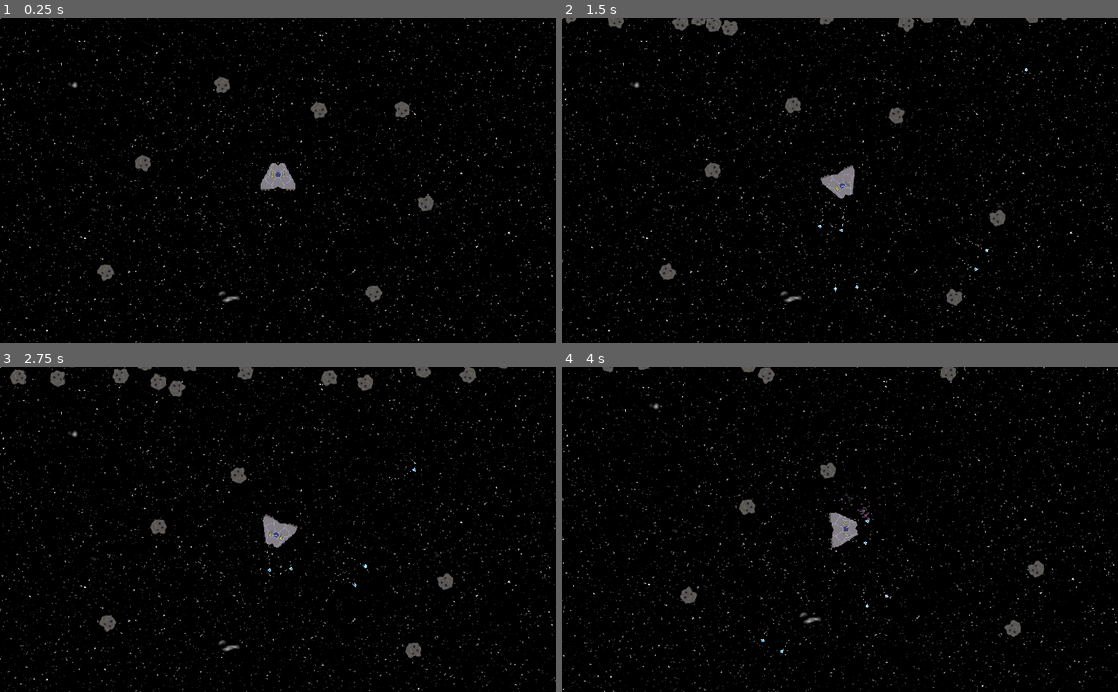
Above: before the commit, frames 1-4 (two rows, left to right).
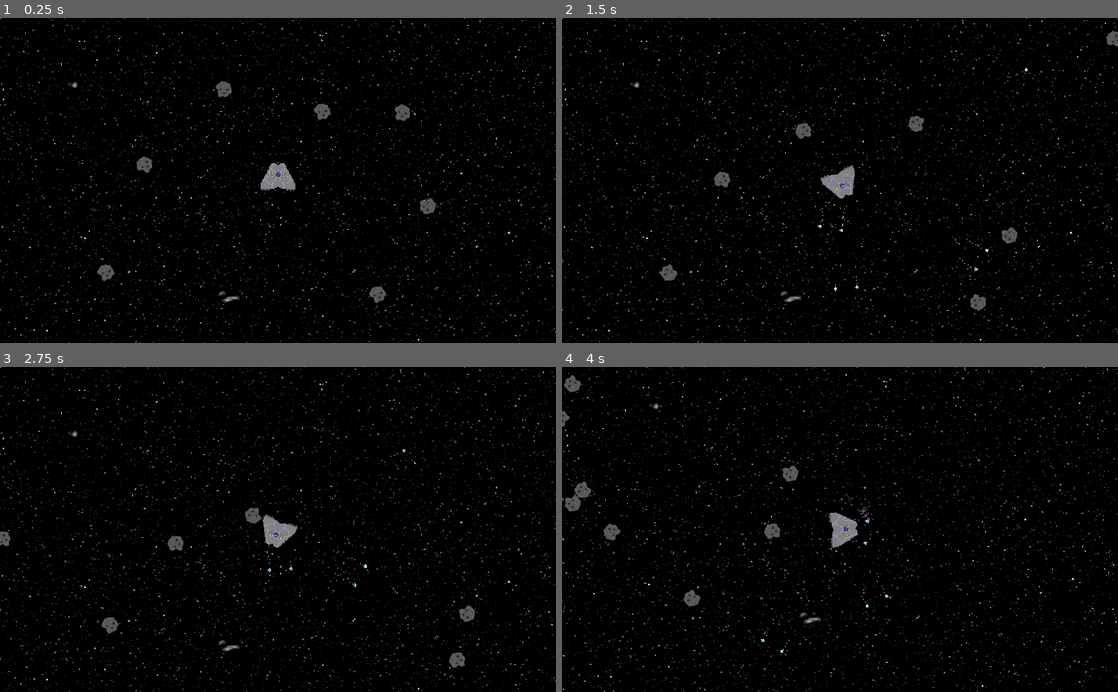
Above: after the commit, the same moments.

Repository: Scimon/godot-experiments
Game: Godot game, scene res://Game.tscn
The game is run twice, just before and just after one commit, with the same random seed, the same clock (stepped at 60 frames per second) and the same inputs.
Inputs:
- Up to frame 1 (0.25 s): no input
- Up to frame 2 (1.5 s): hold D (turn_right) 0.53-1.28 s; hold Space (shoot) 0.53-1.28 s; hold A (turn_left) from 1.28 s (still down); tap Space (shoot) at 1.35 s
- Up to frame 3 (2.75 s): release A (turn_left) at 2.03 s; hold D (turn_right) from 2.03 s (still down); hold Space (shoot) from 2.03 s (still down)
- Up to frame 4 (4 s): release D (turn_right) at 2.78 s; release Space (shoot) at 2.78 s; hold W (accelerate) 2.78-3.53 s; tap Space (shoot) at 2.85 s; hold A (turn_left) from 3.53 s (still down); hold Space (shoot) from 3.53 s (still down)

The runs differ from the first frame. In frame 1, 0.5% of the frame differs, in the area x 17-79%, y 0-88%; in frame 2, 1.9%; in frame 3, 2.1%, in the area x 0-92%, y 0-93%; in frame 4, 1.5%.

Commit message:
Updated Asteroid spawning and speed

Diff:
--- a/Spaceship/Asteroid.gd
+++ b/Spaceship/Asteroid.gd
@@ -7,7 +7,7 @@
 # Called when the node enters the scene tree for the first time.
 func _ready():
 	randomize()
-	velocity = Vector2(randf(), randf()).normalized() * ( 2 * ( randi() % 20  ) )
+	velocity = Vector2(randf(), randf()).normalized() * ( 4 * ( randi() % 20  ) )
 	rotation_speed = .1 - (randf() * .2)
 
 # Called every frame. 'delta' is the elapsed time since the previous frame.
--- a/Spaceship/Asteroids.gd
+++ b/Spaceship/Asteroids.gd
@@ -22,23 +22,9 @@
 		var asteroid = Asteroid.instance()
 		asteroid.global_position = target
 		$AsteroidGroup.add_child(asteroid)
-#	if $AsteroidGroup.get_child_count():
-#		$Timer.wait_time = 1 / $AsteroidGroup.get_child_count()
-#	else:
-#		$Timer.wait_time = 0.02
 
 func get_point(velocity : Vector2):
-	for vector in [Vector2.LEFT, Vector2.RIGHT, Vector2.UP, Vector2.DOWN]:
-		if abs(velocity.angle_to(vector)) <= PI/4:
-			return rand_point(vector)
-	return rand_point(Vector2.UP)
-
-func rand_point(direction : Vector2):
-	if direction == Vector2.UP:
-		return Vector2(randf() * 1024,(randf() * 30) - 50)
-	if direction == Vector2.DOWN:
-		return Vector2(randf() * 1024,620 + (randf() * 30))
-	if direction == Vector2.LEFT:
-		return Vector2((randf() * 30) - 50,randf() * 600)
-	if direction == Vector2.RIGHT:
-		return Vector2(1044 + (randf() * 30),randf() * 600)
+	var length = 600
+	var rotate = (randf() * PI) - (PI / 2)
+	var vector = CENTER + (velocity.normalized().rotated(rotate) * length)
+	return vector
